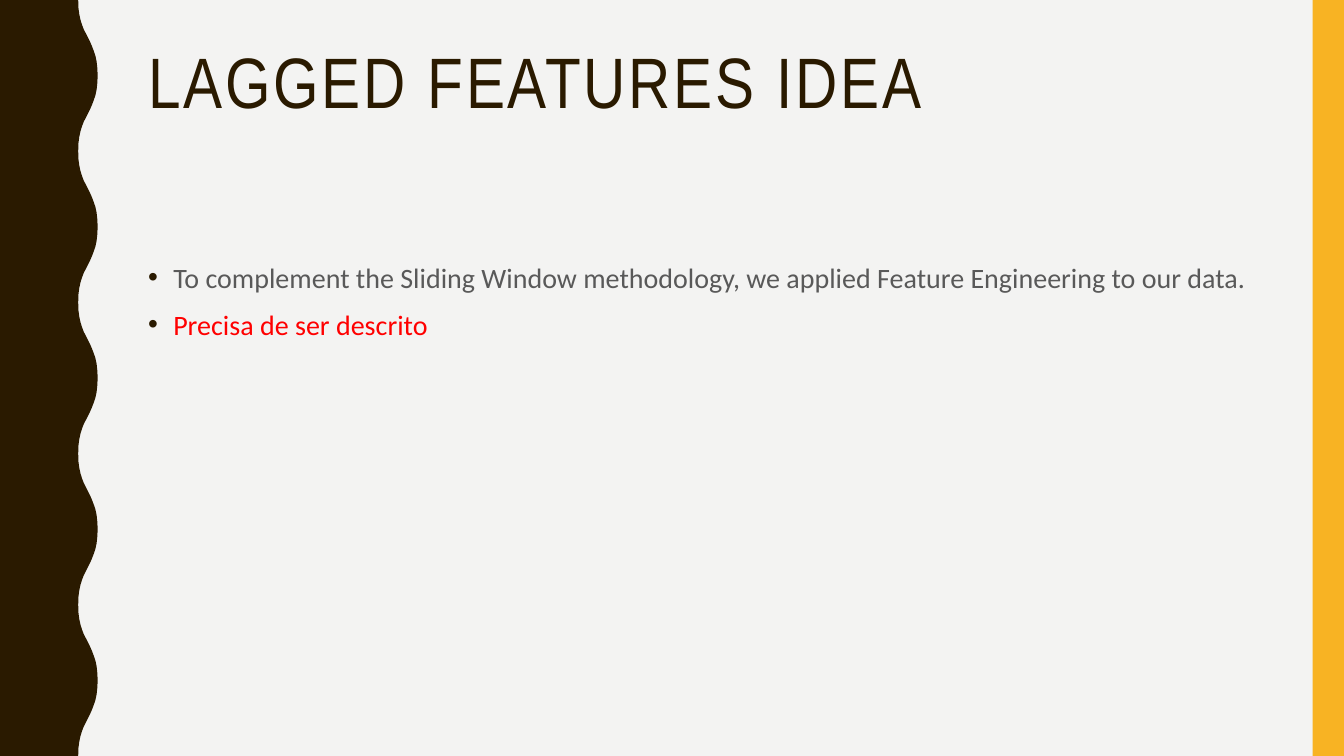
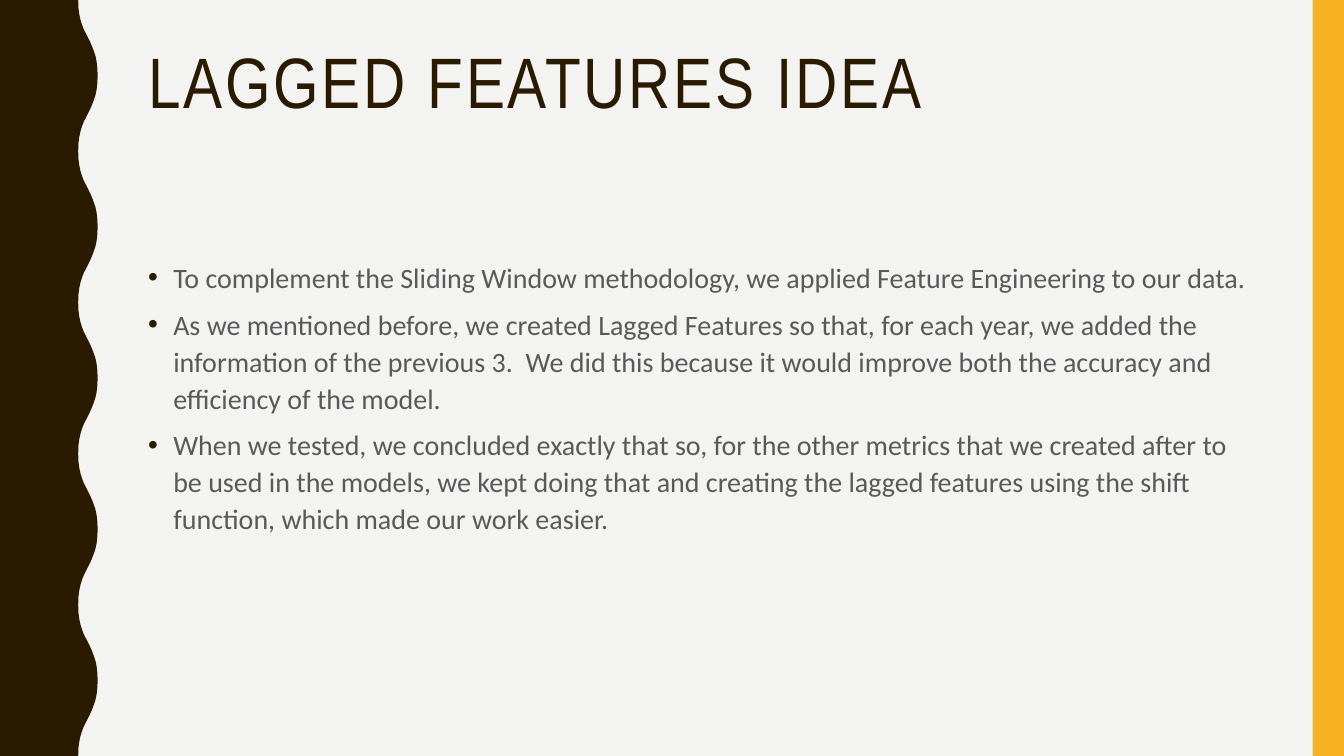
Before and after one commit to afs202005277/AC, a slide deck: slide 12 of ppt projeto.pptx (slide 16 before the commit). Drawn at 1344x756 pixels with LibreOffice and Linux fonts; fonts in the diff are those of the drawing. Boxes give left, top, right and bottom in pixels: in the first picture for what was removed or moved away, otherwise in the second. Text is boxed around its words. In the diff, an @@ line names an element or a change of style, - is before the commit and + after.

```diff
--- a/ppt projeto.pptx
+++ b/ppt projeto.pptx
@@ text at <box>173,315,1227,533</box>: text changed; text colour #FF0000 to #595959 @@
-• Precisa de ser descrito
+• As we mentioned before, we created Lagged Features so that, for each year, we added the information of the previous 3. We did this because it would improve both the accuracy and efficiency of the model.
+• When we tested, we concluded exactly that so, for the other metrics that we created after to be used in the models, we kept doing that and creating the lagged features using the shift function, which made our work easier.
```
Also in this commit, not shown: 19 slides added, 4 slides removed, 1 other file.
